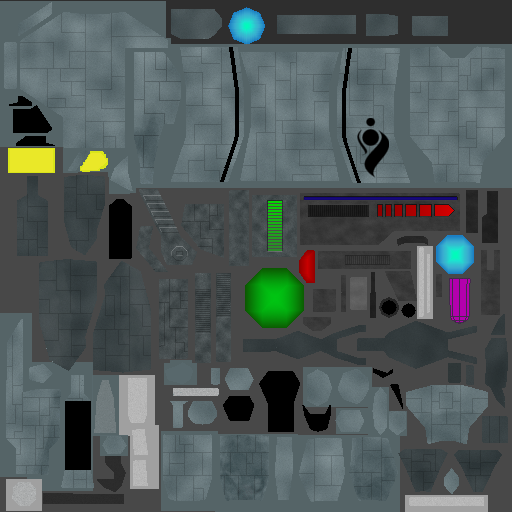
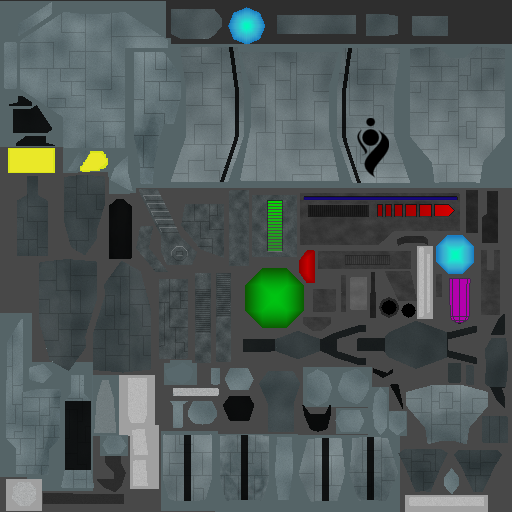
Layers edited between the first and the second 512 x 512 image:
painted on "Decals2 Layer" over [184, 435, 248, 501]
moved "Teamcolor Foundation" above "Tex1 Shading PArtial", painted on it over [9, 47, 403, 501]
added layer "Tex1 Shading PArtial" above "Tex1 Base Layer" over [163, 46, 505, 502]
painted on "Tex1 Base Layer" over [9, 46, 505, 502]
added layer "Deseamer" above "Background" over [9, 46, 505, 502]
showed "Background" over [9, 46, 505, 502]
